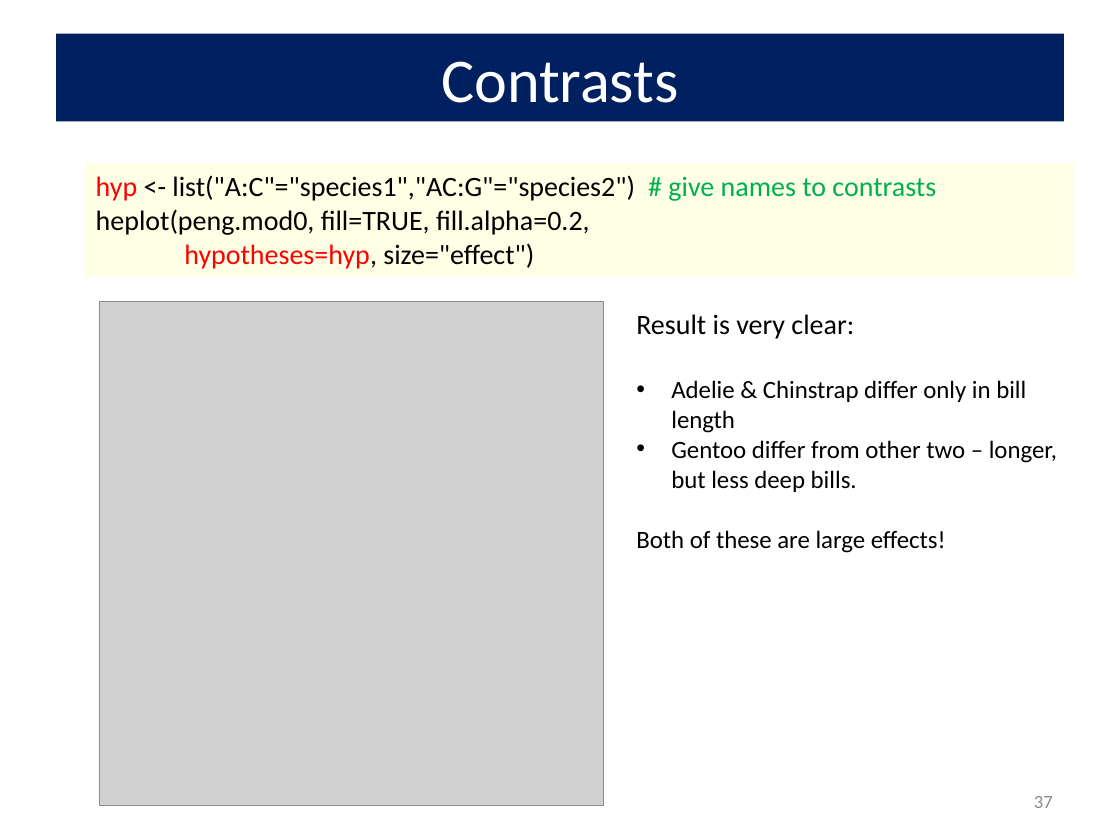
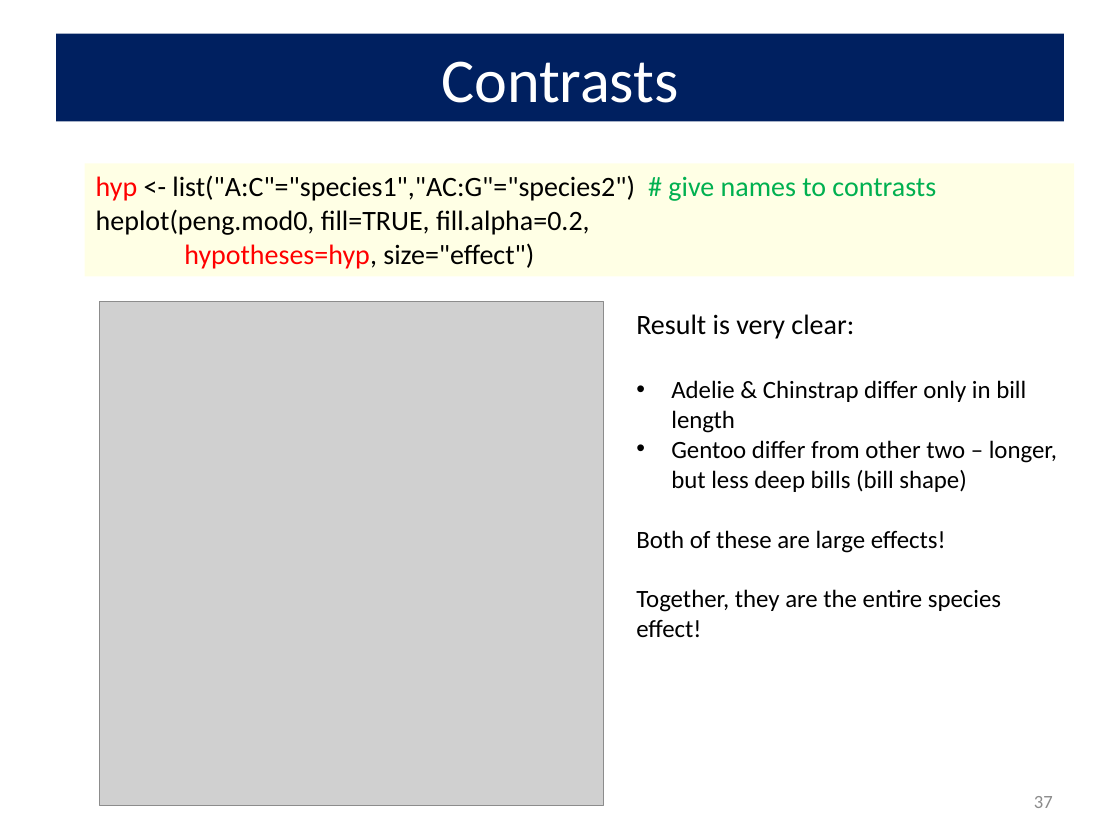
Before and after one commit to friendly/VisMLM-course, a slide deck: slide 37 of lectures/lecture2.pptx. Drawn at 1120x840 pixels with LibreOffice and Linux fonts; fonts in the diff are those of the drawing; grey boxes stand for pictures. Boxes give left, top, right and bottom in pixels: in the first picture for what was removed or moved away, otherwise in the second. Text is boxed around its words. In the diff, an @@ line names an element or a change of style, - is before the commit and + after.

```diff
--- a/lectures/lecture2.pptx
+++ b/lectures/lecture2.pptx
@@ text at <box>671,440,1057,492</box>: text changed @@
-• Gentoo differ from other two – longer, but less deep bills.
+• Gentoo differ from other two – longer, but less deep bills (bill shape)
@@ text at <box>636,589,1001,637</box>: paragraph added @@
+Together, they are the entire species effect!
```
Also in this commit, not shown: 5 other slides changed, 4 other files.
